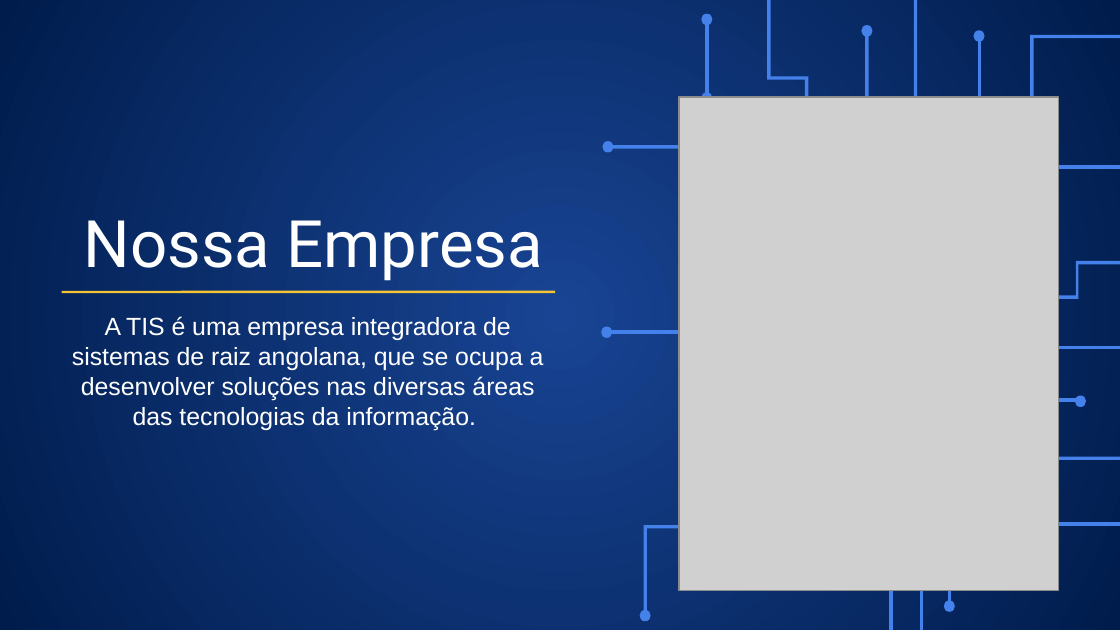
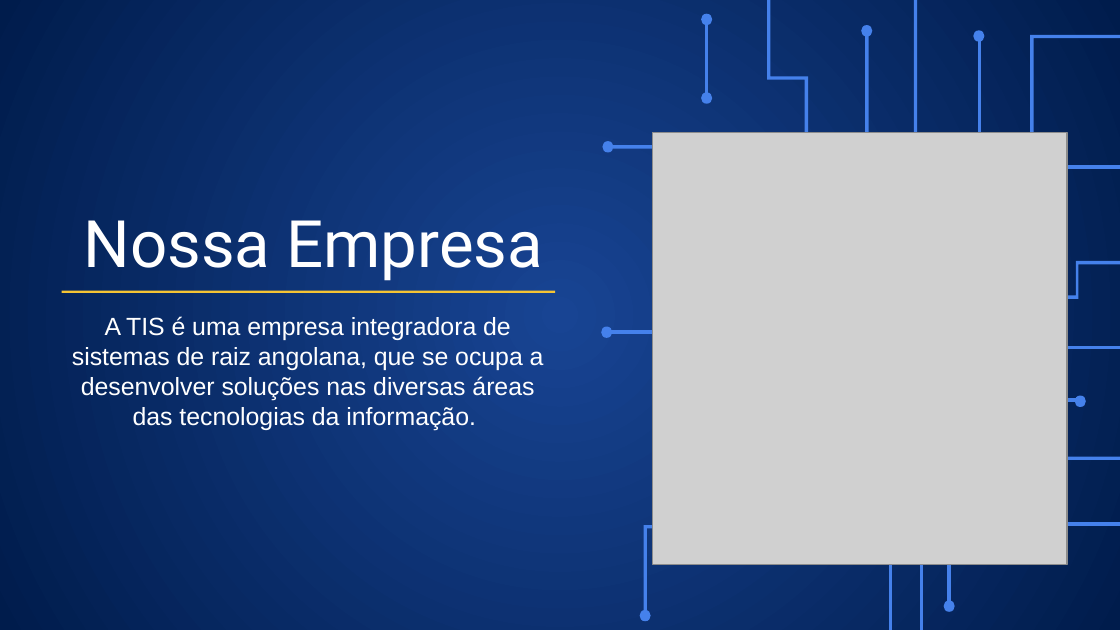
Before and after one commit to gelson2021/Projecto_tis, a slide deck: slide 6 of AgendaTis Apresentação.odp. Drawn at 1120x630 pixels with LibreOffice and Linux fonts; fonts in the diff are those of the drawing; grey boxes stand for pictures; background and template pictures are left out. Boxes give left, top, right and bottom in pixels: in the first picture for what was removed or moved away, otherwise in the second. Text is boxed around its words. In the diff, an @@ line names an element or a change of style, - is before the commit and + after.

```diff
--- a/AgendaTis Apresentação.odp
+++ b/AgendaTis Apresentação.odp
@@ freeform shape at (767, 0, 809, 278): outline redrawn @@
@@ freeform shape at (699, 92, 713, 103): outline redrawn @@
@@ picture: place and size @@
-picture at (679, 97, 1058, 591)
+picture at (653, 132, 1067, 564)
```
Also in this commit, not shown: 8 other slides changed, 3 slides added, 12 other files.
